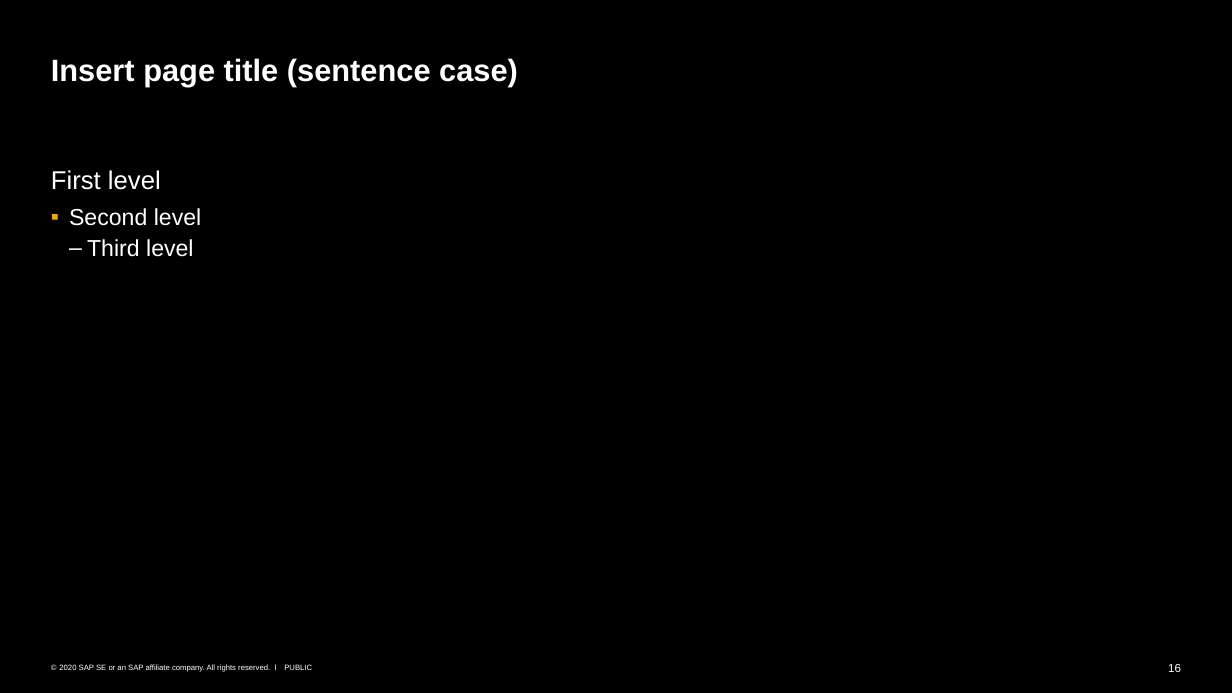
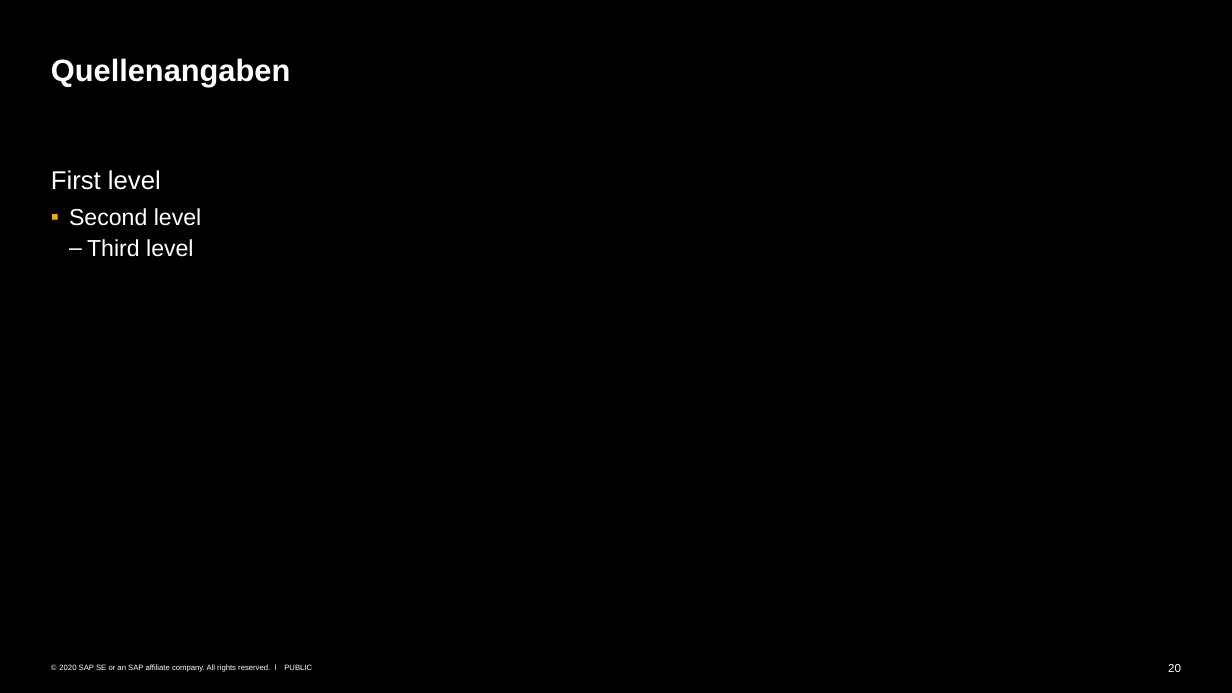
Before and after one commit to Andre-Gilbert/Dijkstra-Shortest-Path, a slide deck: slide 20 of docs/ALG_7_Graphen_Dijkstra.pptx (slide 16 before the commit). Drawn at 1232x693 pixels with LibreOffice and Linux fonts; fonts in the diff are those of the drawing. Boxes give left, top, right and bottom in pixels: in the first picture for what was removed or moved away, otherwise in the second. Text is boxed around its words. In the diff, an @@ line names an element or a change of style, - is before the commit and + after.

```diff
--- a/docs/ALG_7_Graphen_Dijkstra.pptx
+++ b/docs/ALG_7_Graphen_Dijkstra.pptx
@@ title removed at (x1=51, y1=58, x2=518, y2=87) @@
-Insert page title (sentence case)
@@ title added at (x1=51, y1=58, x2=290, y2=87), 24 pt, text #FFFFFF, bold @@
+Quellenangaben
@@ page number at (x1=1168, y1=664, x2=1181, y2=672): text changed @@
-16
+20
```
Also in this commit, not shown: 4 other slides changed, 15 slides added, 17 slides removed.
